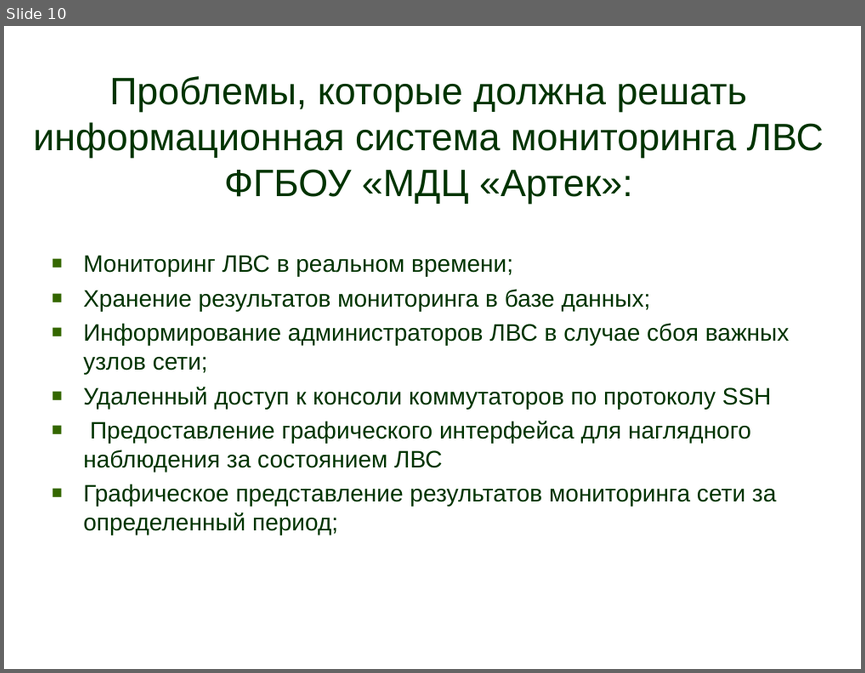
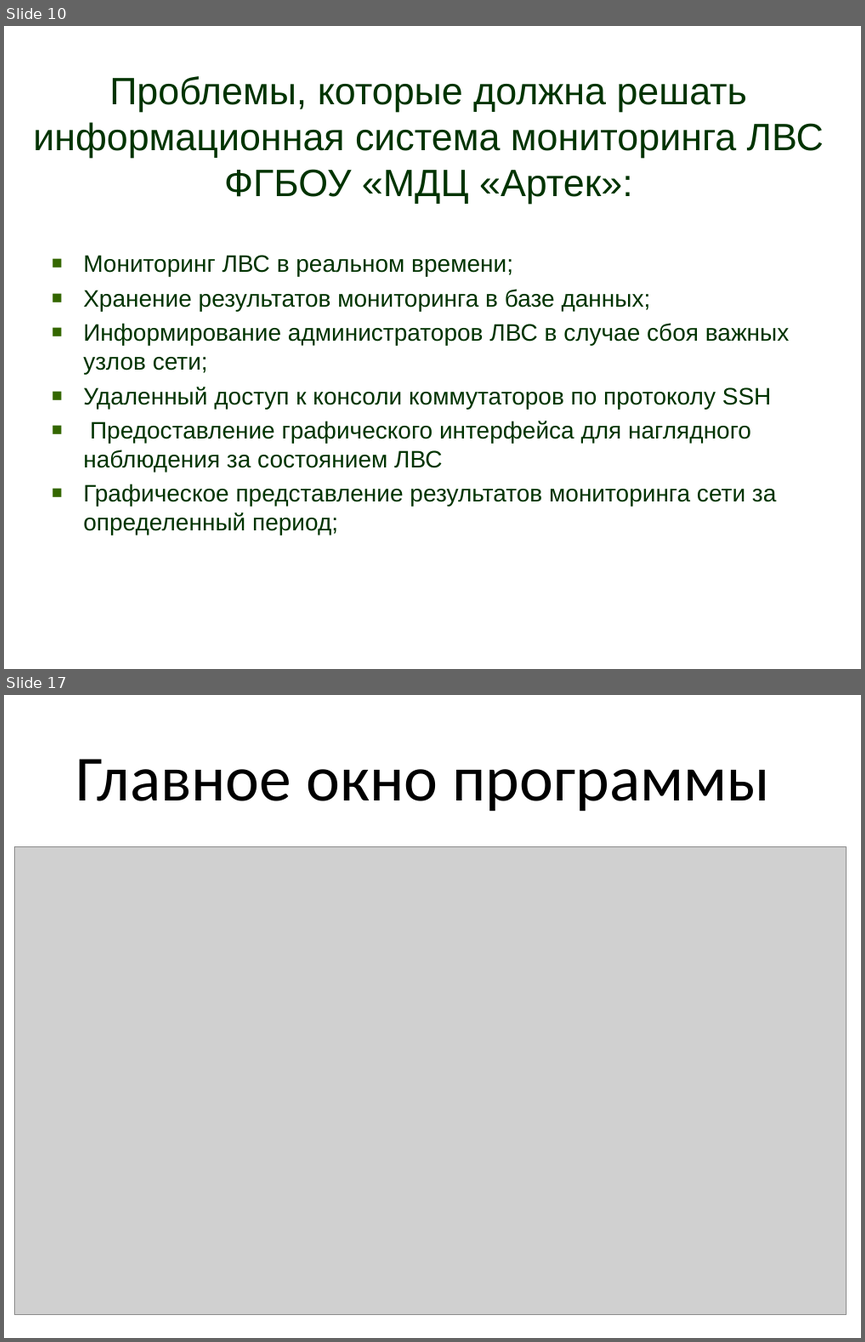
Before and after one commit to denis6705/diplom, a slide deck: Презентация.pptx. Shown one above the other, each under a label of ours: slide 10 before the commit, slides 10 and 17 after it; the slides between them are not shown. The pictures are 865x673 and 865x1342 pixels, drawn with LibreOffice and Linux fonts; fonts in the diff are those of the drawing; grey boxes stand for pictures. Boxes give left, top, right and bottom in pixels: in the first picture for what was removed or moved away, otherwise in the second. Text is boxed around its words. In the diff, an @@ line names an element or a change of style, - is before the commit and + after.

```diff
--- a/Презентация.pptx
+++ b/Презентация.pptx
@@ slide 17 added at [4, 695, 861, 1338], background #FFFFFF @@
@@ text added at [76, 759, 770, 811], 54 pt, text #000000 @@
+Главное окно программы
@@ picture added at [14, 846, 846, 1315] @@
```
Also in this commit, not shown: 6 slides changed, 5 other slides added, 1 slide removed, 4 other files.
